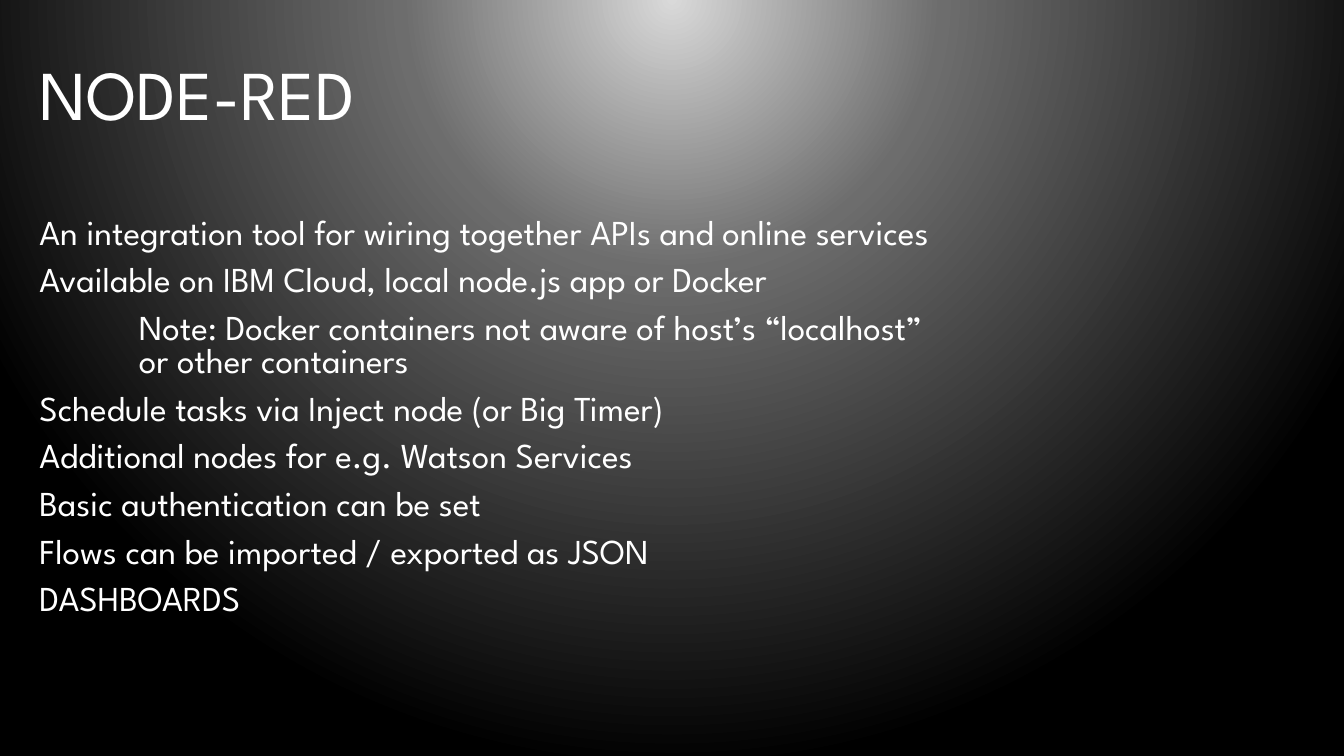
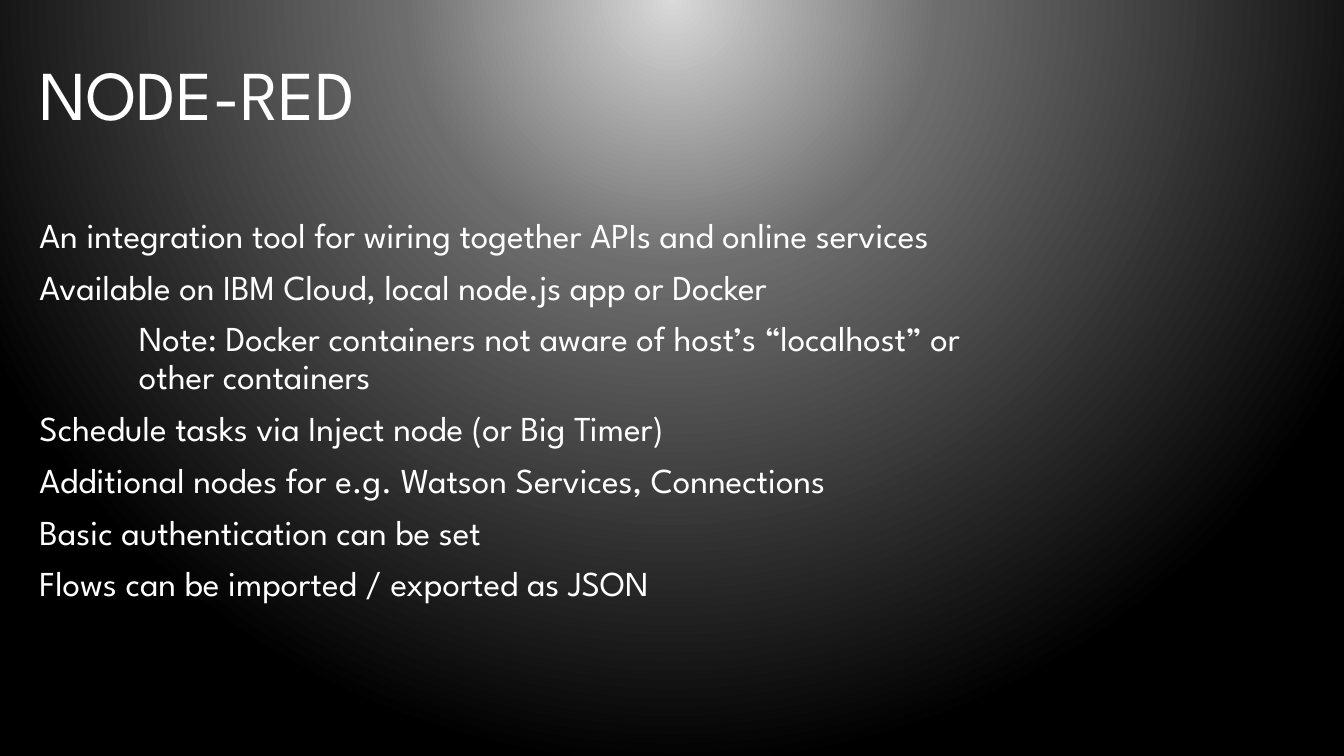
Before and after one commit to bleedingcode/domino-js-masterclass, a slide deck: slide 35 of presentation/8598 Domino and JS.pptx (slide 27 before the commit). Drawn at 1344x756 pixels with LibreOffice and Linux fonts; fonts in the diff are those of the drawing; background and template pictures are left out. Boxes give left, top, right and bottom in pixels: in the first picture for what was removed or moved away, otherwise in the second. Text is boxed around its words. In the diff, an @@ line names an element or a change of style, - is before the commit and + after.

```diff
--- a/presentation/8598 Domino and JS.pptx
+++ b/presentation/8598 Domino and JS.pptx
@@ text at <box>39,223,959,604</box>: line spacing 0.8 to 0.9 @@
@@ text at <box>39,468,825,501</box>: text changed @@
-Additional nodes for e.g. Watson Services
+Additional nodes for e.g. Watson Services, Connections
@@ text at <box>39,587,240,612</box>: paragraph removed @@
-DASHBOARDS
```
Also in this commit, not shown: 11 other slides changed, 9 other files.
